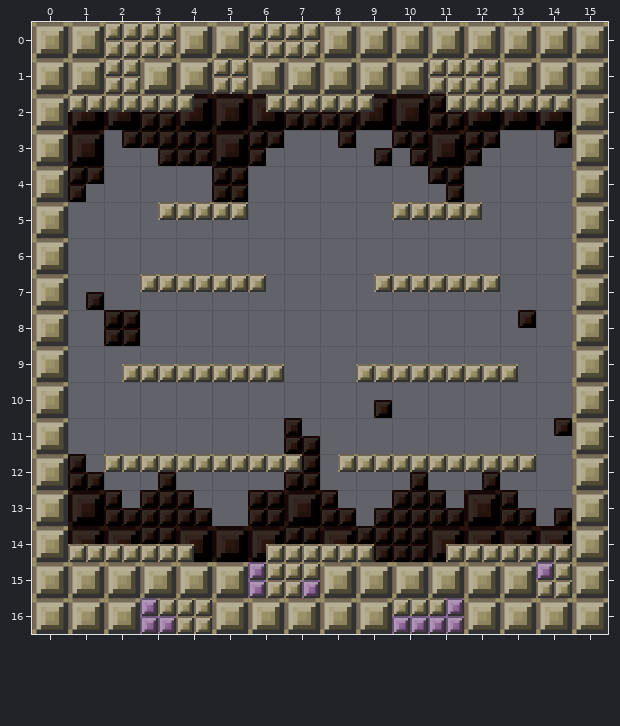
Level history. Tiled map: Demo/assets/maps/21.tmx. Above, as it was before the edit.
Cells are 64x64 px. Shown: x 0..15, y 0..16.
Now the later version:
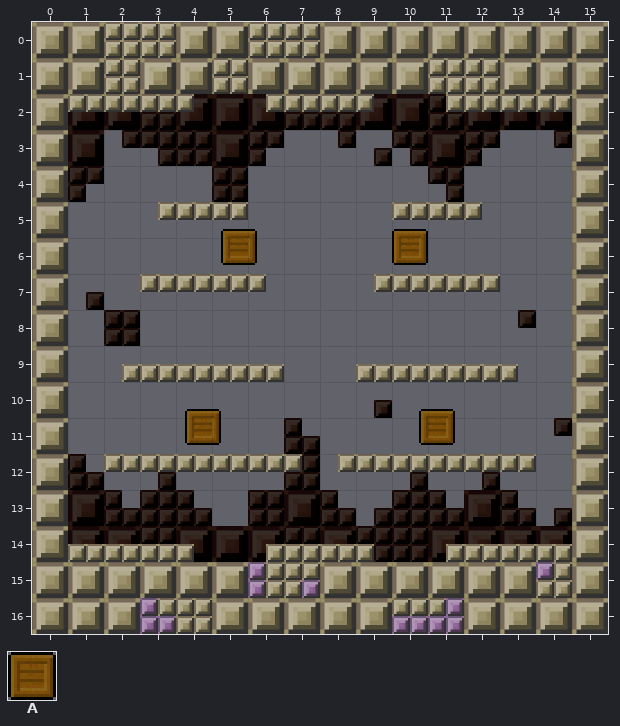
Key: from "large": A 1.
Objects are placed by their top-left corner, in cells (3,4 is the top-left corner of cell 3,4); size is 1x1 cell unless given.
From old to new:
Layer "geometry" (added):
added: A "Crate" at 5.2,5.8
added: A "Crate" at 10,5.8
added: A "Crate" at 4.2,10.8
added: A "Crate" at 10.8,10.8
